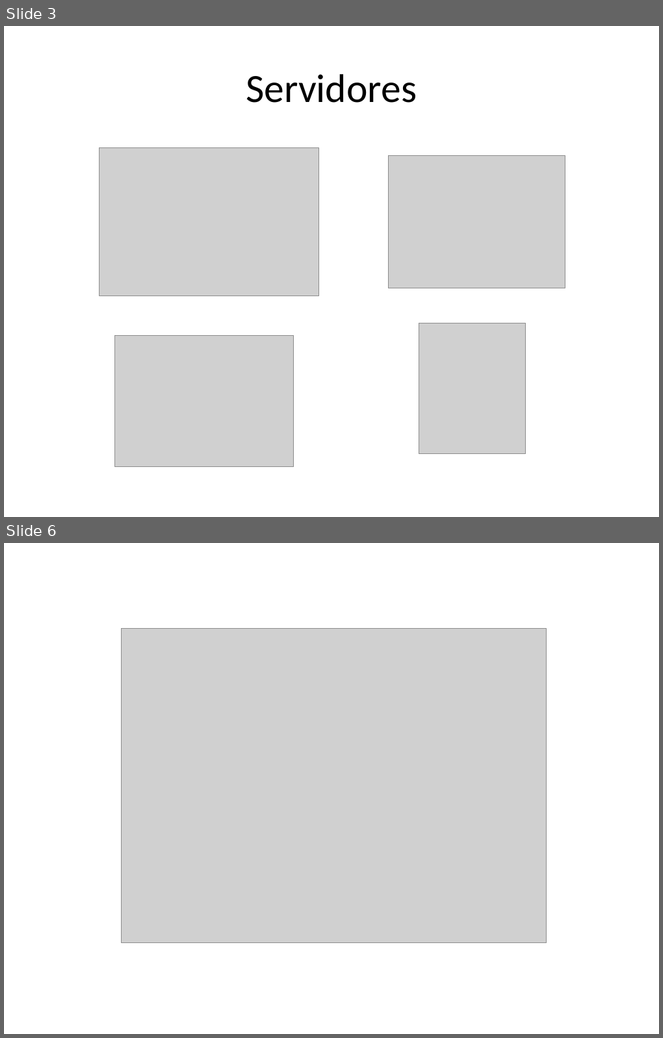
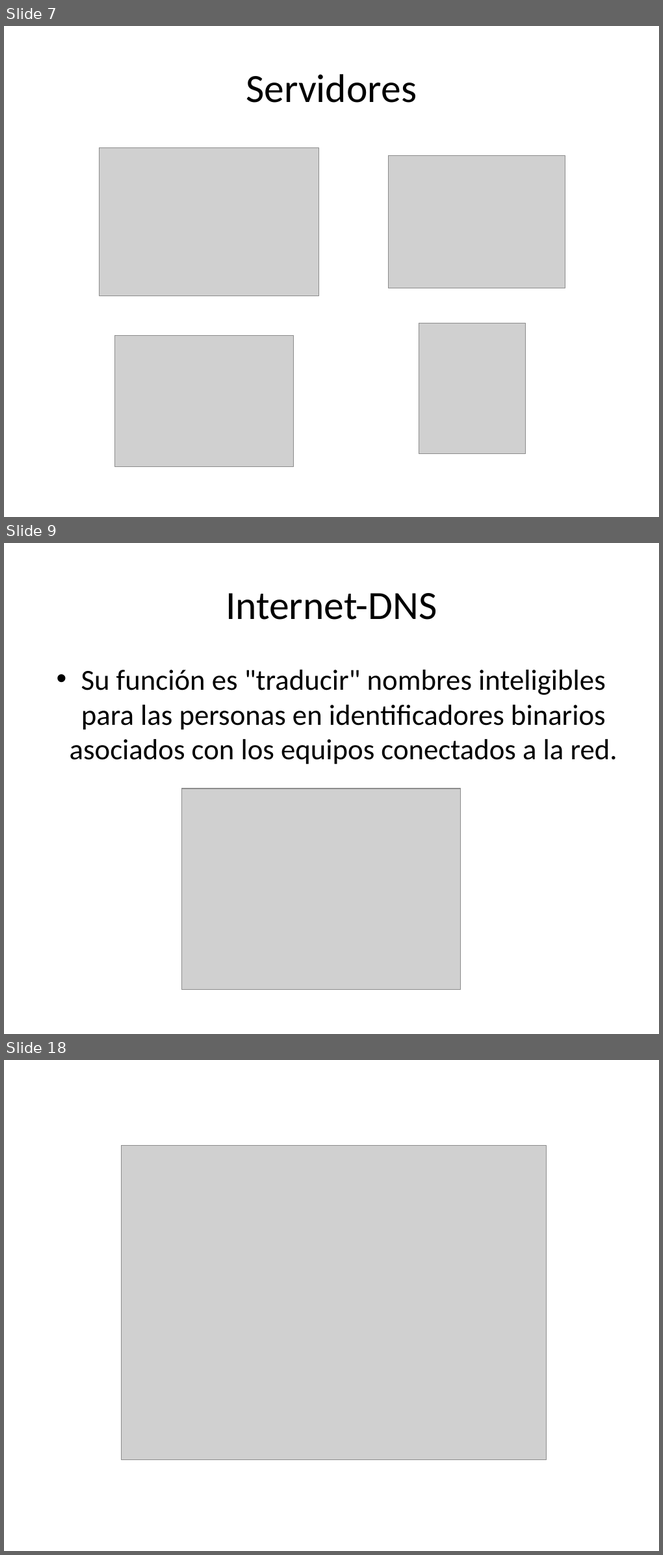
Before and after one commit to ceta-project/materiales, a slide deck: Ceta-02-CS-Http.pptx. Shown one above the other, each under a label of ours: slides 3 and 6 before the commit, slides 7, 9 and 18 after it; the slides between them are not shown. The pictures are 663x1038 and 663x1555 pixels, drawn with LibreOffice and Linux fonts; fonts in the diff are those of the drawing; grey boxes stand for pictures. Boxes give left, top, right and bottom in pixels: in the first picture for what was removed or moved away, otherwise in the second. Text is boxed around its words. In the diff, an @@ line names an element or a change of style, - is before the commit and + after.

```diff
--- a/Ceta-02-CS-Http.pptx
+++ b/Ceta-02-CS-Http.pptx
@@ slide 9 added at <box>4,543,659,1034</box>, background #FFFFFF @@
@@ title added at <box>226,593,438,620</box>, 44 pt, text #000000 @@
+Internet-DNS
@@ text added at <box>70,670,618,765</box>, 32 pt, text #000000 @@
+• Su función es "traducir" nombres inteligibles para las personas en identificadores binarios asociados con los equipos conectados a la red.
@@ picture added at <box>182,789,461,990</box> @@
@@ what was slide 3 is now slide 7 @@
@@ what was slide 6 is now slide 18 @@
```
Also in this commit, not shown: 2 slides changed, 12 other slides added, 1 slide removed, 3 other files.
